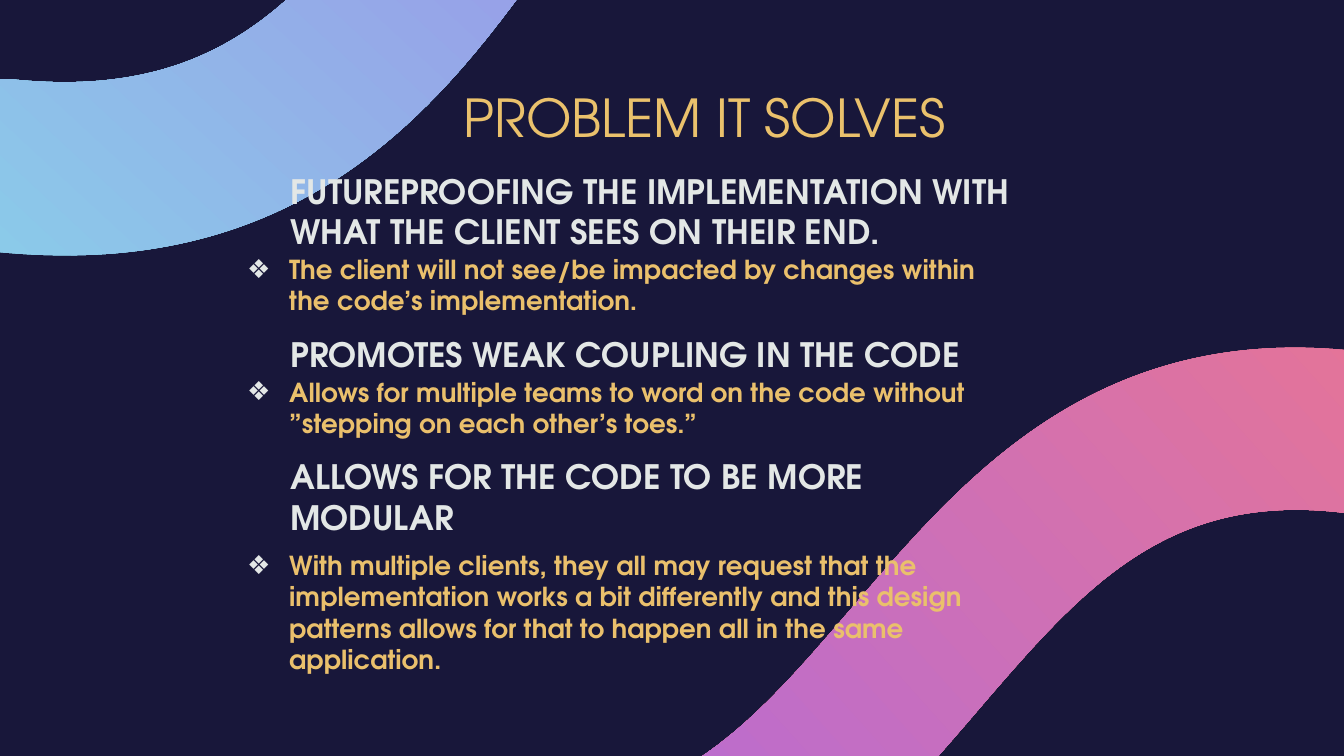
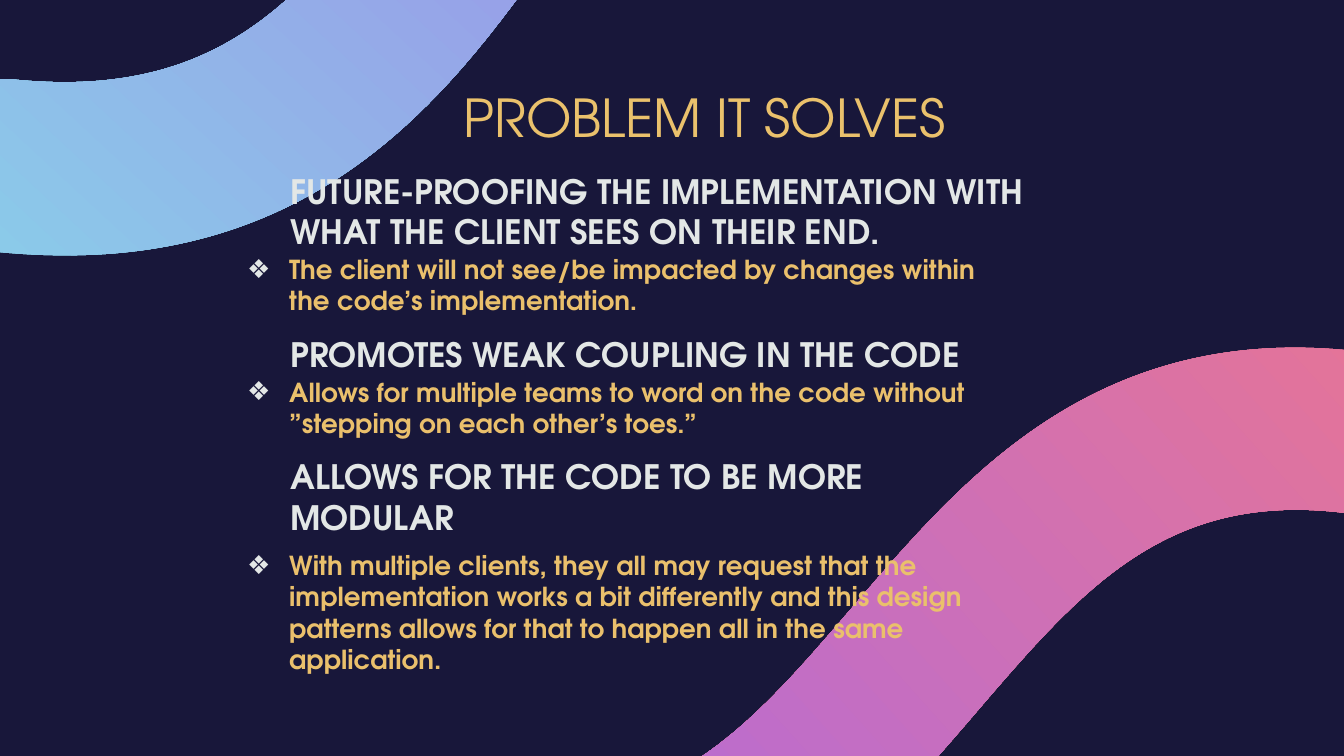
Before and after one commit to JacobKustra/cs-665-assignment-project, a slide deck: slide 5 of Touch Typing Project - CS665.pptx. Drawn at 1344x756 pixels with LibreOffice and Linux fonts; fonts in the diff are those of the drawing; background and template pictures are left out. Boxes give left, top, right and bottom in pixels: in the first picture for what was removed or moved away, otherwise in the second. Text is boxed around its words. In the diff, an @@ line names an element or a change of style, - is before the commit and + after.

```diff
--- a/Touch Typing Project - CS665.pptx
+++ b/Touch Typing Project - CS665.pptx
@@ text at [290,167,1024,245]: text changed @@
-FUTUREPROOFING THE IMPLEMENTATION WITH WHAT THE CLIENT SEES ON THEIR END.
+FUTURE-PROOFING THE IMPLEMENTATION WITH WHAT THE CLIENT SEES ON THEIR END.
```
Also in this commit, not shown: 4 other slides changed, 1 other file.
